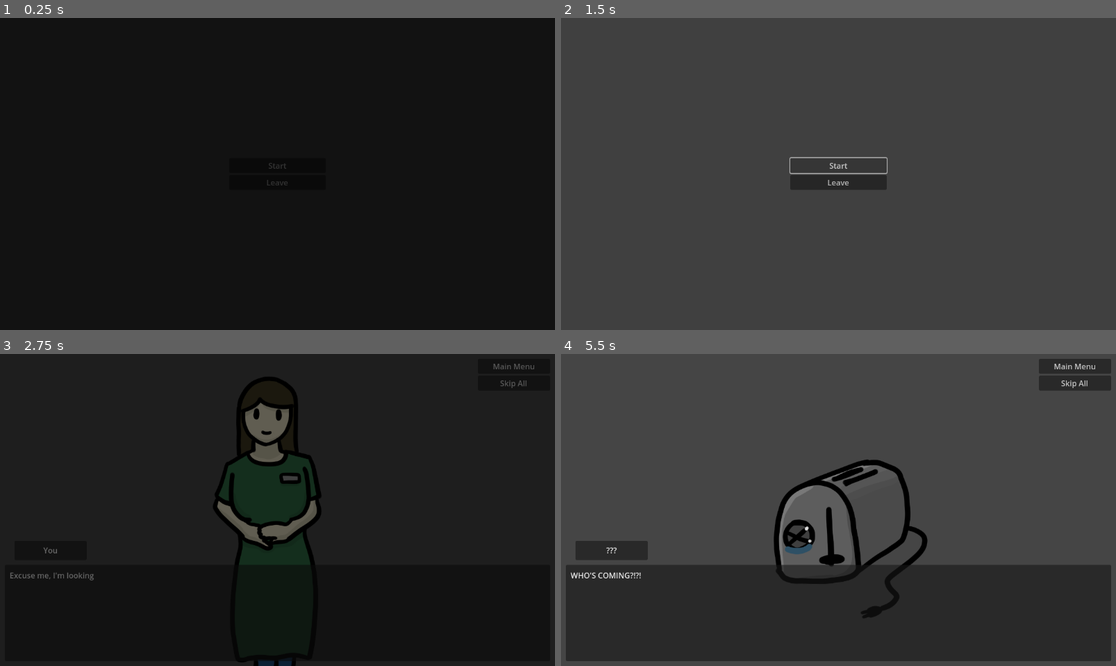
Above: before the commit, frames 1-4 (two rows, left to right).
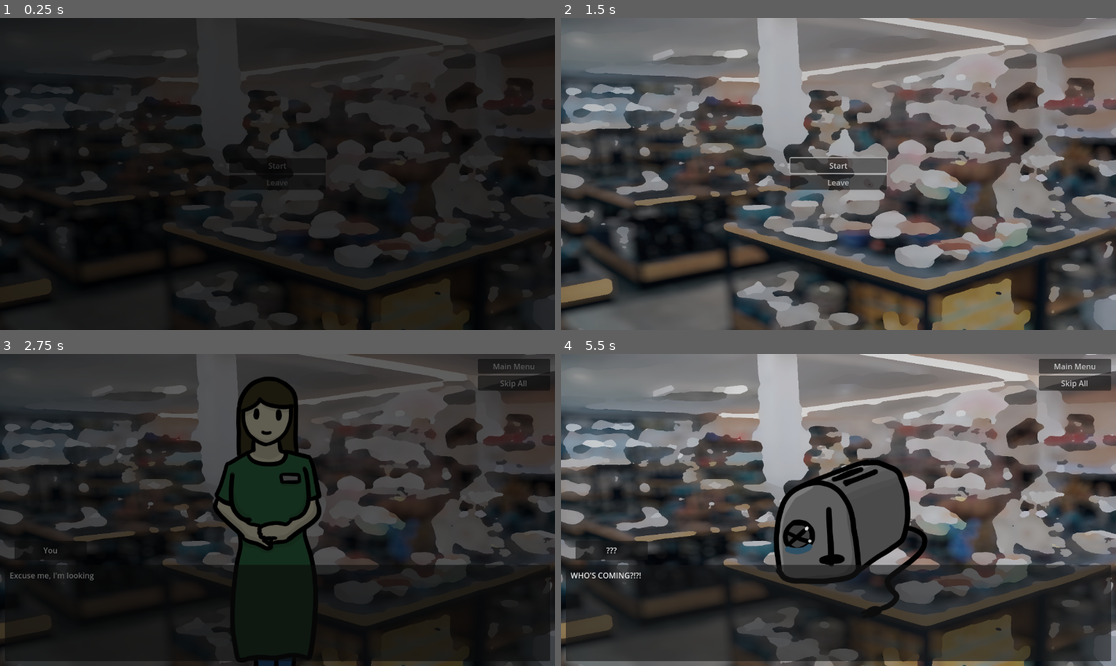
Above: after the commit, the same moments.

Repository: Lipatant/KitchenwareShop
Game: Godot game, scene res://Source/Scenes/MainMenu.tscn
The game is run twice, just before and just after one commit, with the same random seed, the same clock (stepped at 60 frames per second) and the same inputs.
Inputs (mouse positions are in pixels of both pictures, inside the frame that each line leads up to):
- Up to frame 1 (0.25 s): no input
- Up to frame 2 (1.5 s): click "Start" at 0.5 s; click "Start" at 1.25 s
- Up to frame 3 (2.75 s): click "Leave" at 2 s
- Up to frame 4 (5.5 s): click "Skip All" at 2.75 s; click "Skip All" at 3.5 s; click "Skip All" at 4.25 s; move the mouse to (960, 494) at 5.02 s; click (960, 494) at 5.17 s

The runs differ from the first frame. In frame 1, 12% of the frame differs, in the area x 0-100%, y 0-94%; in frame 2, 73%, in the area x 0-100%, y 0-100%; in frame 3, 32%; in frame 4, 56%.

Commit message:
feat: adding backgrounds

Diff:
--- /dev/null
+++ b/Source/Backgrounds/BackgroundDefault.tscn
@@ -0,0 +1,12 @@
+[gd_scene load_steps=2 format=3 uid="uid://c4uhypoecgybf"]
+
+[ext_resource type="Texture2D" uid="uid://bp6o1pdg161ov" path="res://Graphics/Backgrounds/Background.jpg" id="1_vl8ps"]
+
+[node name="BackgroundDefault" type="TextureRect"]
+anchors_preset = 15
+anchor_right = 1.0
+anchor_bottom = 1.0
+grow_horizontal = 2
+grow_vertical = 2
+texture = ExtResource("1_vl8ps")
+expand_mode = 3
--- a/Source/Scenes/Choice.tscn
+++ b/Source/Scenes/Choice.tscn
@@ -1,7 +1,9 @@
-[gd_scene load_steps=3 format=3 uid="uid://7e1xpiicaqv6"]
+[gd_scene load_steps=5 format=3 uid="uid://7e1xpiicaqv6"]
 
 [ext_resource type="Script" path="res://Source/Scenes/Choice/Choice.gd" id="1_nxf7m"]
 [ext_resource type="PackedScene" uid="uid://byfc2v06ox1qp" path="res://Source/Scenes/Choice/ChoiceElement.tscn" id="2_p4trh"]
+[ext_resource type="PackedScene" uid="uid://c4uhypoecgybf" path="res://Source/Backgrounds/BackgroundDefault.tscn" id="3_782e0"]
+[ext_resource type="Texture2D" uid="uid://b1d3omb7d1d3s" path="res://Graphics/Backgrounds/BackgroundChoice.jpg" id="4_je44u"]
 
 [node name="Choice" type="Control"]
 layout_mode = 3
@@ -12,6 +14,10 @@
 grow_vertical = 2
 script = ExtResource("1_nxf7m")
 _choice_element_resource = ExtResource("2_p4trh")
+
+[node name="BackgroundDefault" parent="." instance=ExtResource("3_782e0")]
+layout_mode = 1
+texture = ExtResource("4_je44u")
 
 [node name="VBoxContainer" type="VBoxContainer" parent="."]
 layout_mode = 1
--- a/Source/Scenes/Dialogue.tscn
+++ b/Source/Scenes/Dialogue.tscn
@@ -1,7 +1,8 @@
-[gd_scene load_steps=3 format=3 uid="uid://b1nldnorkv3ps"]
+[gd_scene load_steps=4 format=3 uid="uid://b1nldnorkv3ps"]
 
 [ext_resource type="Script" path="res://Source/Scenes/Dialogue/Dialogue.gd" id="1_22gd5"]
 [ext_resource type="PackedScene" uid="uid://b70j1jgqjeodt" path="res://Source/Scenes/MainMenu.tscn" id="2_r6cwq"]
+[ext_resource type="PackedScene" uid="uid://c4uhypoecgybf" path="res://Source/Backgrounds/BackgroundDefault.tscn" id="3_lwxvj"]
 
 [node name="Dialogue" type="Control"]
 layout_mode = 3
@@ -12,6 +13,9 @@
 grow_vertical = 2
 script = ExtResource("1_22gd5")
 main_menu_resource = ExtResource("2_r6cwq")
+
+[node name="BackgroundDefault" parent="." instance=ExtResource("3_lwxvj")]
+layout_mode = 1
 
 [node name="CharacterPortrait" type="TextureRect" parent="."]
 unique_name_in_owner = true
--- a/Source/Scenes/MainMenu.tscn
+++ b/Source/Scenes/MainMenu.tscn
@@ -1,7 +1,8 @@
-[gd_scene load_steps=3 format=3 uid="uid://b70j1jgqjeodt"]
+[gd_scene load_steps=4 format=3 uid="uid://b70j1jgqjeodt"]
 
 [ext_resource type="Script" path="res://Source/Scenes/MainMenu/MainMenu.gd" id="1_7rcxe"]
 [ext_resource type="AudioStream" uid="uid://bkkk2bxvdykhu" path="res://Sound/BGM/Player.wav" id="2_x0sq8"]
+[ext_resource type="PackedScene" uid="uid://c4uhypoecgybf" path="res://Source/Backgrounds/BackgroundDefault.tscn" id="3_mv4py"]
 
 [node name="MainMenu" type="Control"]
 layout_mode = 3
@@ -12,6 +13,9 @@
 grow_vertical = 2
 script = ExtResource("1_7rcxe")
 music = ExtResource("2_x0sq8")
+
+[node name="BackgroundDefault" parent="." instance=ExtResource("3_mv4py")]
+layout_mode = 1
 
 [node name="VBoxContainer" type="VBoxContainer" parent="."]
 custom_minimum_size = Vector2(200, 200)
Binary file added: Graphics/Backgrounds/Background.jpg
Not shown, added: Graphics/Backgrounds/Background.jpg.import
Binary file added: Graphics/Backgrounds/BackgroundChoice.jpg
Not shown, added: Graphics/Backgrounds/BackgroundChoice.jpg.import
